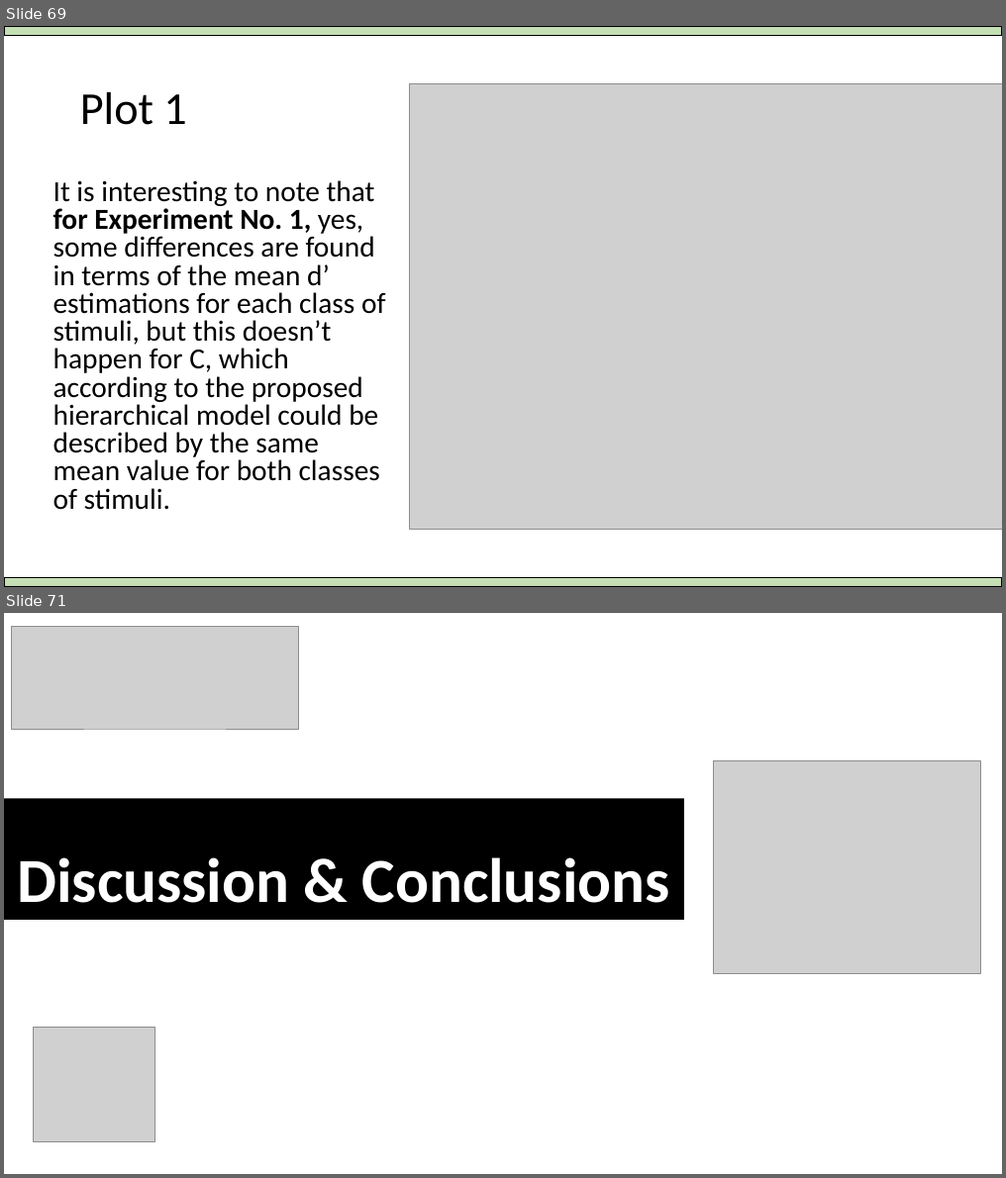
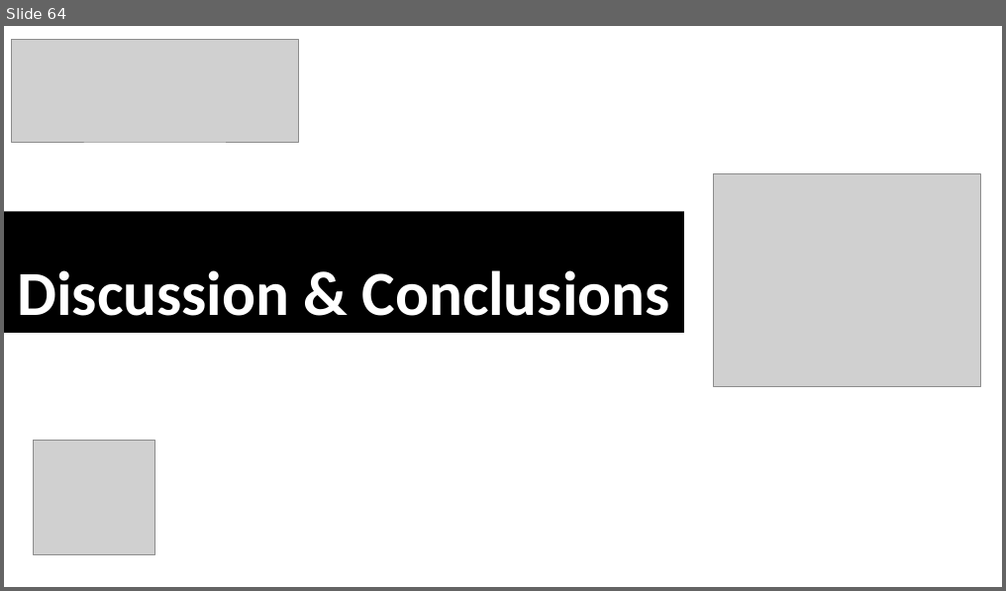
Before and after one commit to Adrifelcha/afchavez-019, a slide deck: Congresos/Presentaciones_Locales/Cowie_2019_BayesianSDT.pptx. Shown one above the other, each under a label of ours: slides 69 and 71 before the commit, slide 64 after it; the slides between them are not shown. The pictures are 1006x1178 and 1006x591 pixels, drawn with LibreOffice and Linux fonts; fonts in the diff are those of the drawing; grey boxes stand for pictures. Boxes give left, top, right and bottom in pixels: in the first picture for what was removed or moved away, otherwise in the second. Text is boxed around its words. In the diff, an @@ line names an element or a change of style, - is before the commit and + after.

```diff
--- a/Congresos/Presentaciones_Locales/Cowie_2019_BayesianSDT.pptx
+++ b/Congresos/Presentaciones_Locales/Cowie_2019_BayesianSDT.pptx
@@ slide 69 removed at [4, 26, 1002, 587], background #FFFFFF @@
@@ rectangle removed at [4, 26, 1002, 36] @@
@@ picture removed at [410, 84, 1002, 529] @@
@@ title removed at [80, 92, 186, 125] @@
-Plot 1
@@ text removed at [54, 180, 385, 510] @@
-It is interesting to note that for Experiment No. 1, yes, some differences are found in terms of the mean d’ estimations for each class of stimuli, but this doesn’t happen for C, which according to the proposed hierarchical model could be described by the same mean value for both classes of stimuli.
@@ rectangle removed at [4, 577, 1002, 587] @@
@@ what was slide 71 is now slide 64 @@
```
Also in this commit, not shown: 3 slides changed, 6 other slides removed, 13 other files.
